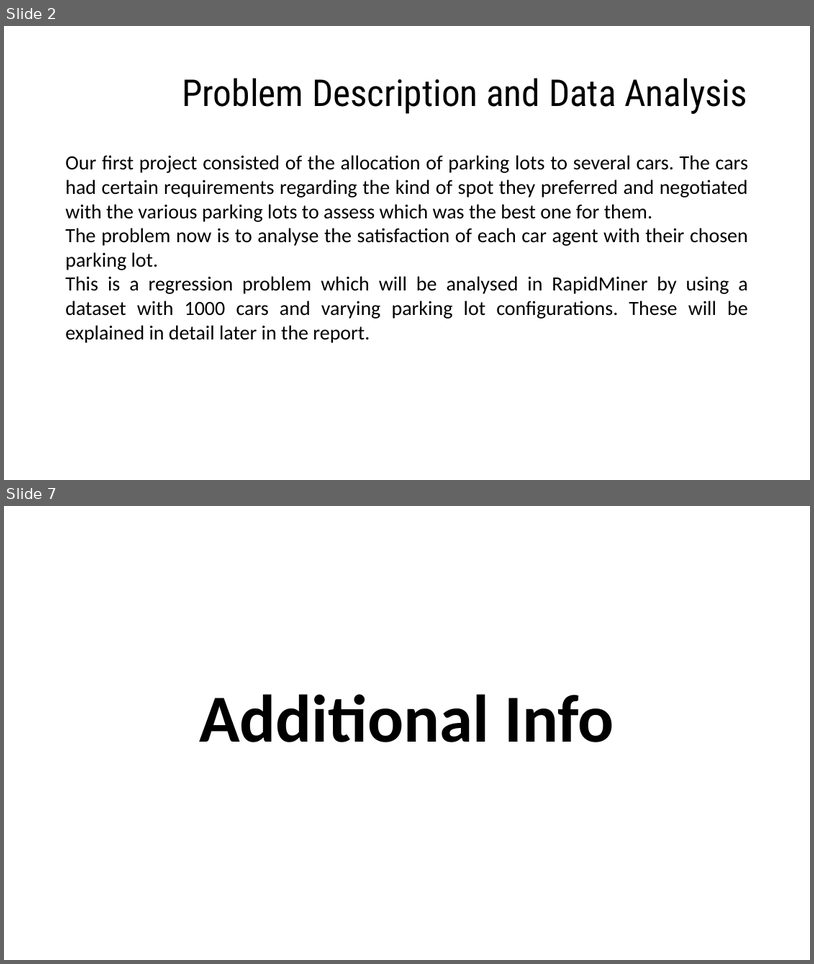
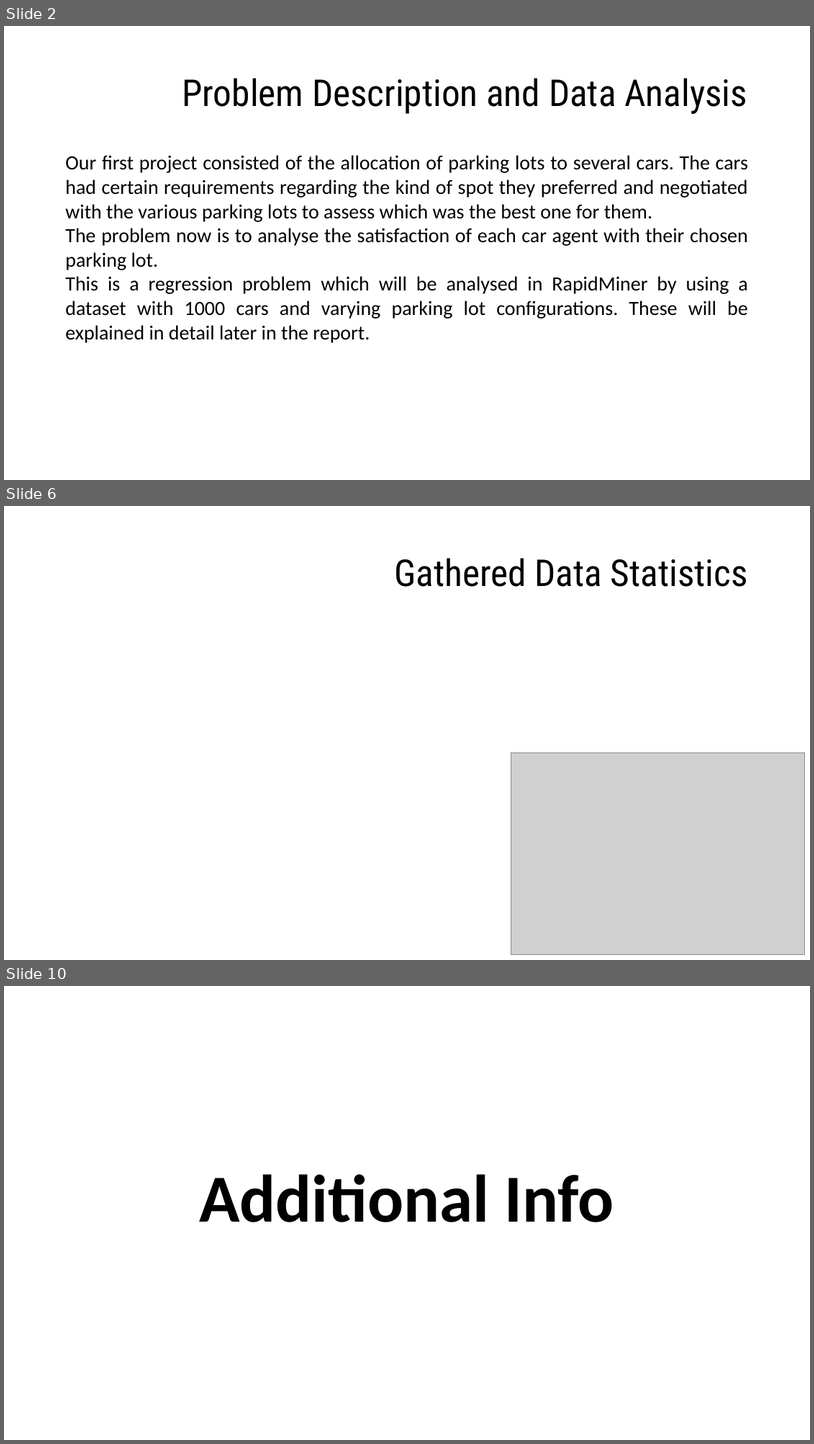
Before and after one commit to EZSPECIAL/AIAD18-19, a slide deck: TP2/docs/report.pptx. Shown one above the other, each under a label of ours: slides 2 and 7 before the commit, slides 2, 6 and 10 after it; the slides between them are not shown. The pictures are 814x964 and 814x1444 pixels, drawn with LibreOffice and Linux fonts; fonts in the diff are those of the drawing; grey boxes stand for pictures. Boxes give left, top, right and bottom in pixels: in the first picture for what was removed or moved away, otherwise in the second. Text is boxed around its words. In the diff, an @@ line names an element or a change of style, - is before the commit and + after.

```diff
--- a/TP2/docs/report.pptx
+++ b/TP2/docs/report.pptx
@@ slide 6 added at <box>4,506,810,960</box>, background #FFFFFF @@
@@ title added at <box>394,558,748,587</box>, 44 pt, text #000000 @@
+Gathered Data Statistics
@@ picture added at <box>512,753,805,955</box> @@
@@ what was slide 7 is now slide 10 @@
```
Also in this commit, not shown: 5 slides changed, 5 other slides added, 2 slides removed, 7 other files.
